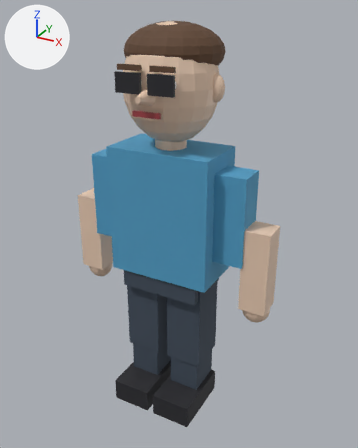
An edit to the glTF model game/assets/models/generated_humanoids/engineer_01.glb, drawn before and after from the same camera.
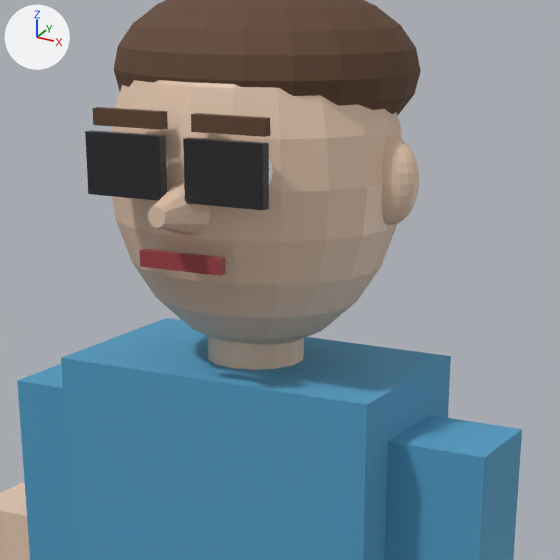
Each version appears first whole from a 50 mm camera at (1.205, -2.108, 3.031) aimed at (0.034, 0.022, 1.966), and next in a close-up on the part from 24% to 76% of the width and 6% to 48% of the height. The lights are fixed; the arrows at upper left show +X, +Y and +Z. The older version's two pictures come first. Vertices at exactly the same position are counted once.

Names of what the first close-up shows: 'EarL', 'Glasses.L', 'Glasses.R', 'Hair', 'Head', 'LowerArm.R', 'Mouth', 'Neck', 'Nose', 'Torso', 'UpperArm.L', 'UpperArm.R' and 3 more.
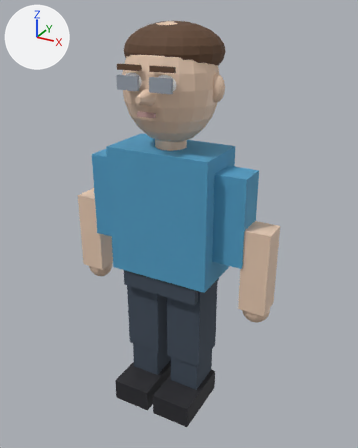
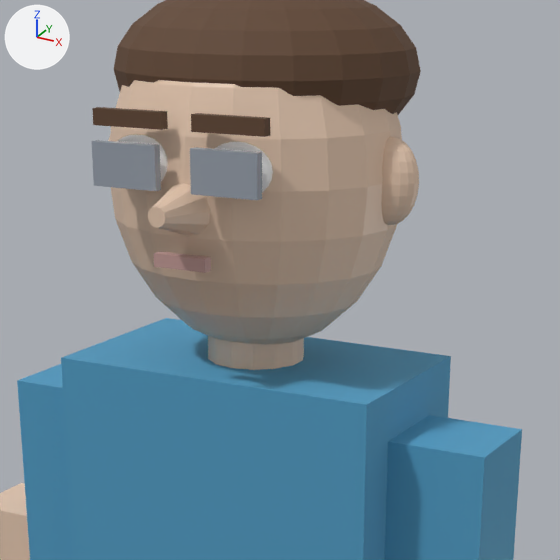
The change, as a list of edits to the scene's bpy script:
```text
Change mat_glasses_001:
    mat_glasses_001.base_color: (0.02, 0.02, 0.025) -> (0.32, 0.36, 0.42)  # black #27272c -> grey #99a2ad
Change mat_mouth_004:
    mat_mouth_004.base_color: (0.35, 0.05, 0.06) -> (0.55, 0.33, 0.31)  # red #a03f45 -> pink #c49b97
Change me_cube_081:
    used by ob_glasses_l; location = (0.0, 0.0, 0.9)
    remove me_cube_081.from_pydata(...)  # 8 vertices, 12 faces; spans x 0.02..0.15, y -0.24..-0.224, z 1.775..1.865
    add me_cube_081.from_pydata(...)  # 8 vertices, 12 faces; spans x 0.03..0.14, y -0.239..-0.225, z 1.788..1.852
    me_cube_081 part 1: the whole mesh is scaled about its middle by (0.846, 0.875, 0.711)
Change me_cube_082:
    used by ob_glasses_r; location = (0.0, 0.0, 0.9)
    remove me_cube_082.from_pydata(...)  # 8 vertices, 12 faces; spans x -0.15..-0.02, y -0.24..-0.224, z 1.775..1.865
    add me_cube_082.from_pydata(...)  # 8 vertices, 12 faces; spans x -0.14..-0.03, y -0.239..-0.225, z 1.788..1.852
    me_cube_082 part 2: the whole mesh is scaled about its middle by (0.846, 0.875, 0.711)
Change me_cube_080:
    used by ob_mouth; location = (0.0, 0.0, 0.9)
    remove me_cube_080.from_pydata(...)  # 8 vertices, 12 faces; spans x -0.07..0.07, y -0.228..-0.212, z 1.673..1.697
    add me_cube_080.from_pydata(...)  # 8 vertices, 12 faces; spans x -0.045..0.045, y -0.228..-0.212, z 1.675..1.695
    me_cube_080 part 3: the whole mesh is scaled about its middle by (0.643, 1, 0.833)
```

Boxes (x1, y1, x2, y2) around the edits, measured in the close-ups (560 x 560 px):
'Glasses.L', recoloured, rescaled (black to grey, 16% narrower, 27% shorter): before (183, 137, 269, 210); after (190, 147, 262, 200)
'Glasses.R', recoloured, rescaled (black to grey, 16% narrower, 28% shorter): before (85, 130, 167, 201); after (92, 140, 161, 191)
'Mouth', recoloured, rescaled (lighter, 34% narrower, 18% shorter): before (139, 249, 226, 276); after (154, 251, 211, 273)
